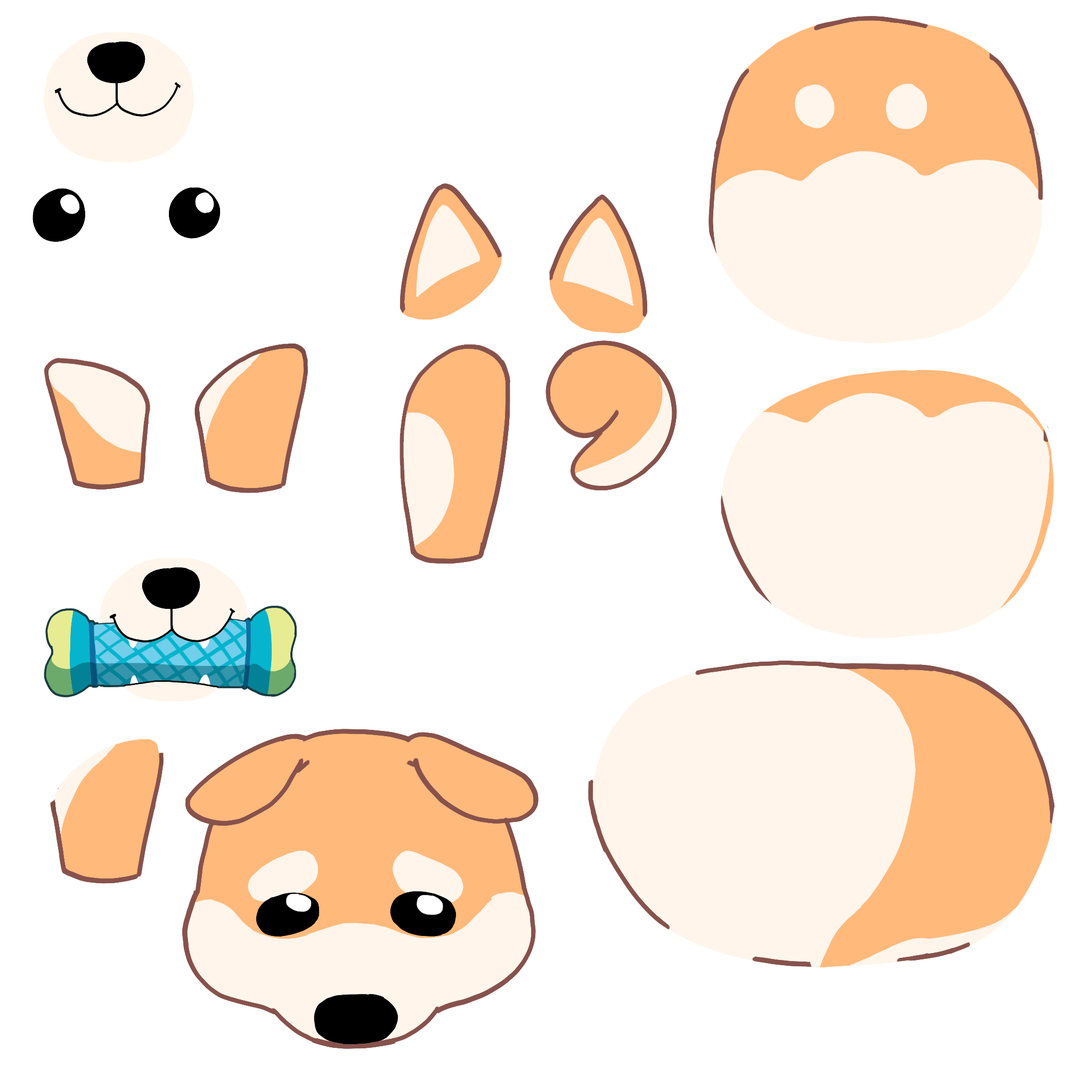
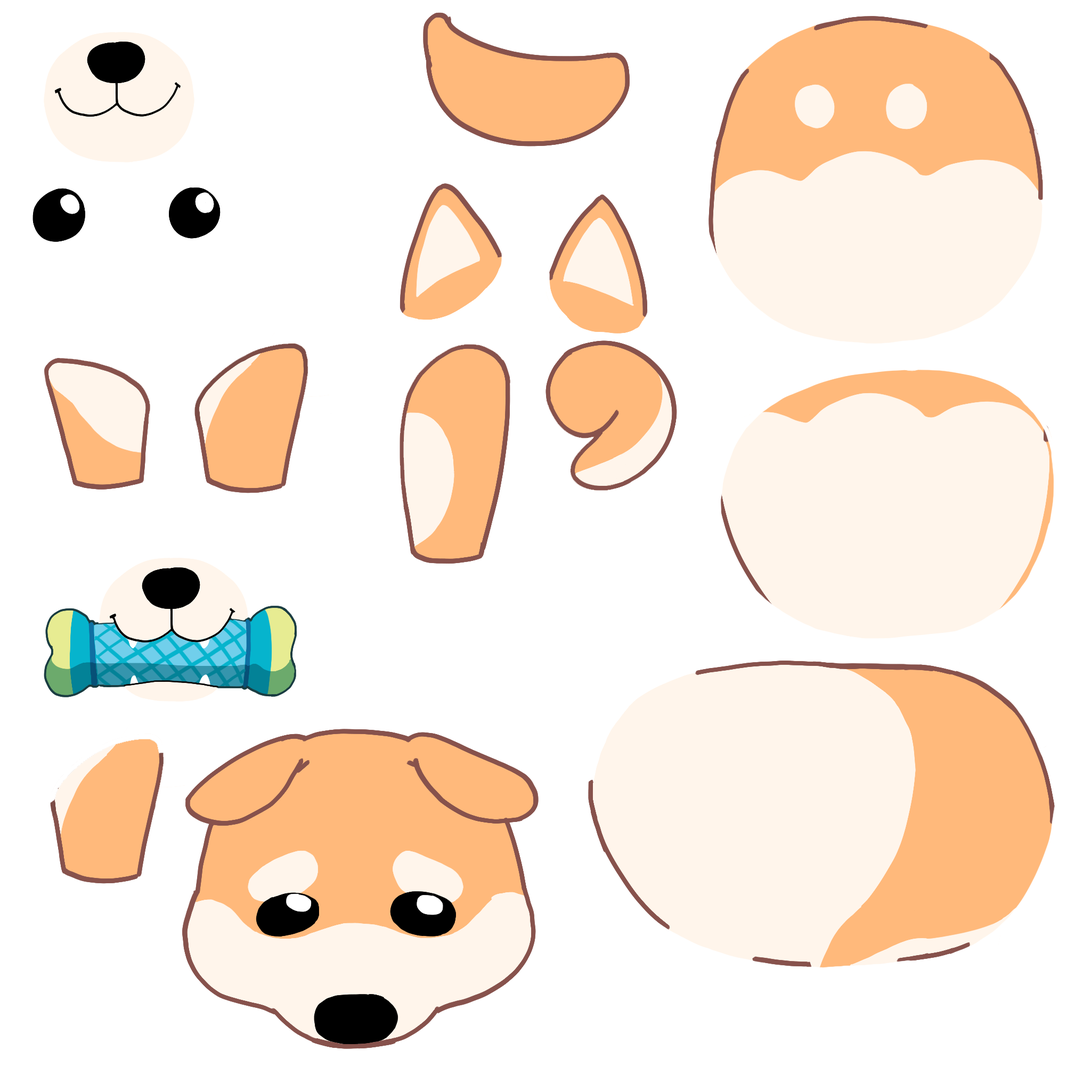
Two versions of the same layered image (w=1091, h=1091). Layer-by-layer changes:
added layer "Layer 7" in group "rd" over (423, 12, 630, 147)
